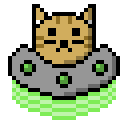
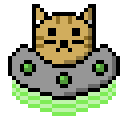
Layer changes from the first 128 x 128 image to the second:
painted on "Transparent Beamu" over [12, 96, 116, 120]
painted on "Beamu" over [12, 80, 116, 120]
